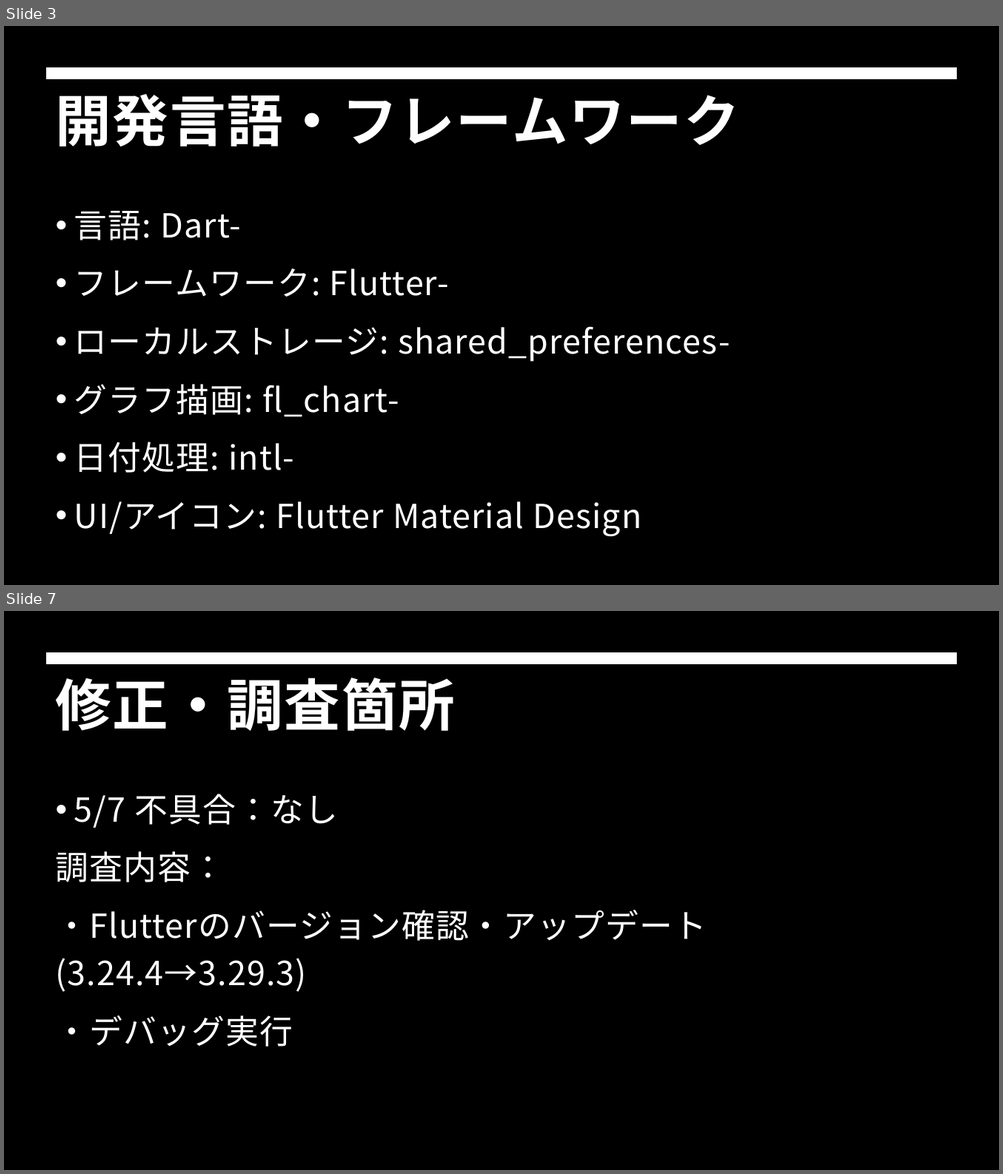
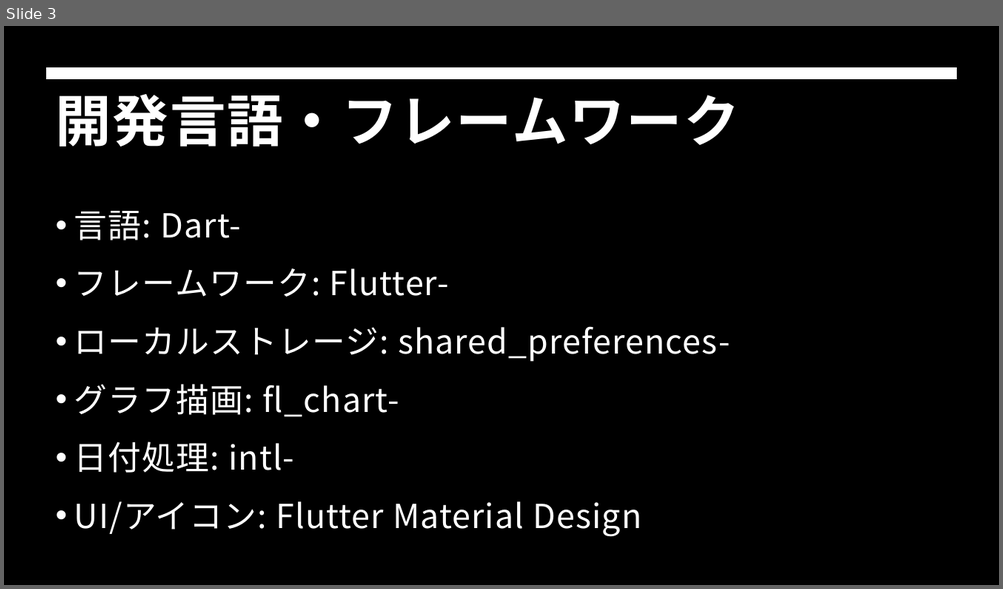
Before and after one commit to Haru62129/flutterapp, a slide deck: Flutter.pptx. Shown one above the other, each under a label of ours: slides 3 and 7 before the commit, slide 3 after it; the slides between them are not shown. The pictures are 1003x1174 and 1003x589 pixels, drawn with LibreOffice and Linux fonts; fonts in the diff are those of the drawing; background and template pictures are left out. Boxes give left, top, right and bottom in pixels: in the first picture for what was removed or moved away, otherwise in the second. Text is boxed around its words. In the diff, an @@ line names an element or a change of style, - is before the commit and + after.

Commit message:
プレゼン内容の変更
ページ枚数を増やし、全体的に見やすさを良くしました。

```diff
--- a/Flutter.pptx
+++ b/Flutter.pptx
@@ slide 7 removed at box(4, 611, 999, 1170), background picture (left out); not listed: 1 template element that a slide beside it also shows @@
@@ title removed at box(56, 678, 455, 731) @@
-修正・調査箇所
@@ text removed at box(56, 794, 707, 1047) @@
-• 5/7 不具合：なし
-調査内容：
-・Flutterのバージョン確認・アップデート(3.24.4→3.29.3)
-・デバッグ実行
```
Also in this commit, not shown: 5 slides changed, 1 slide added.
